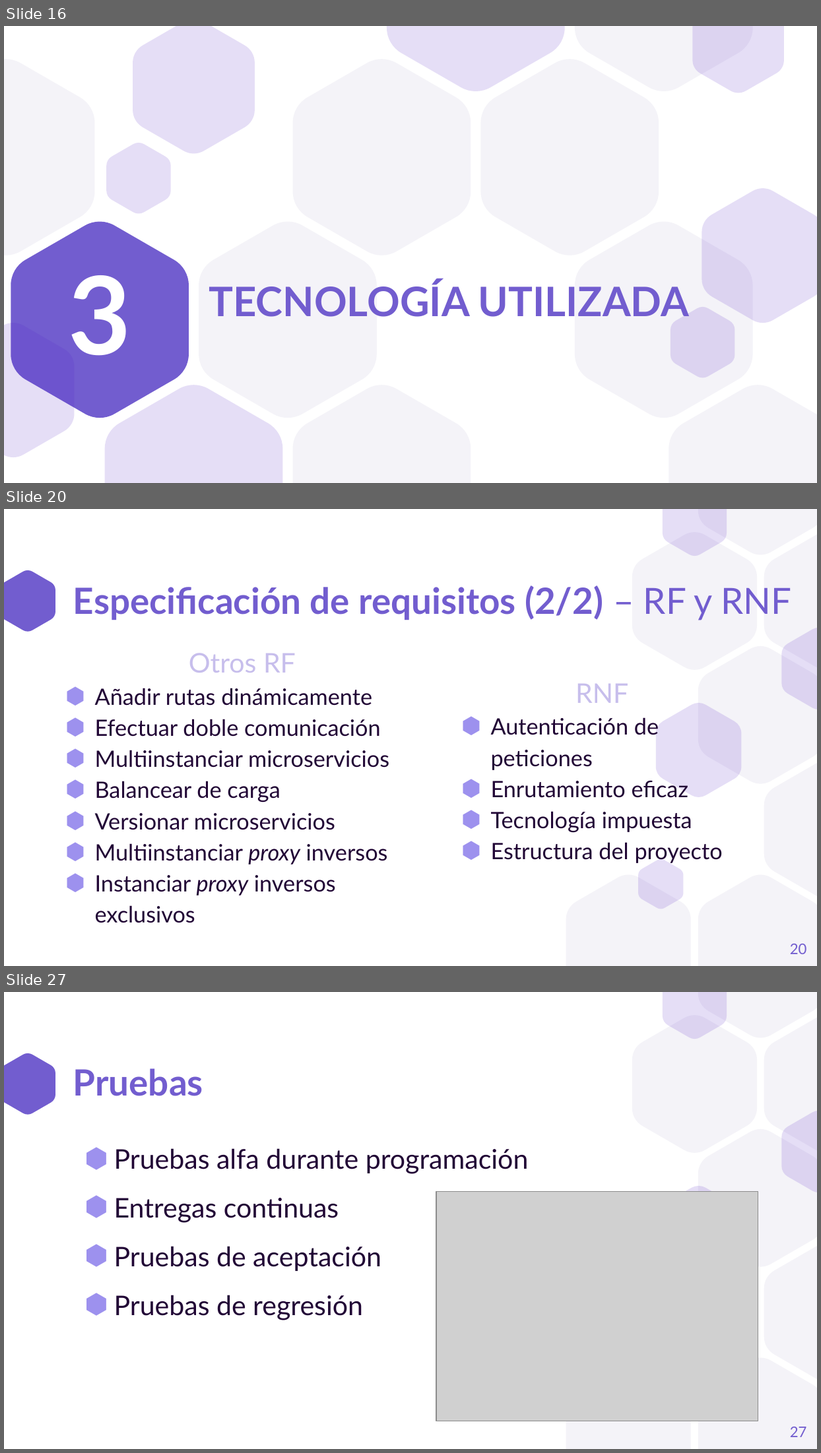
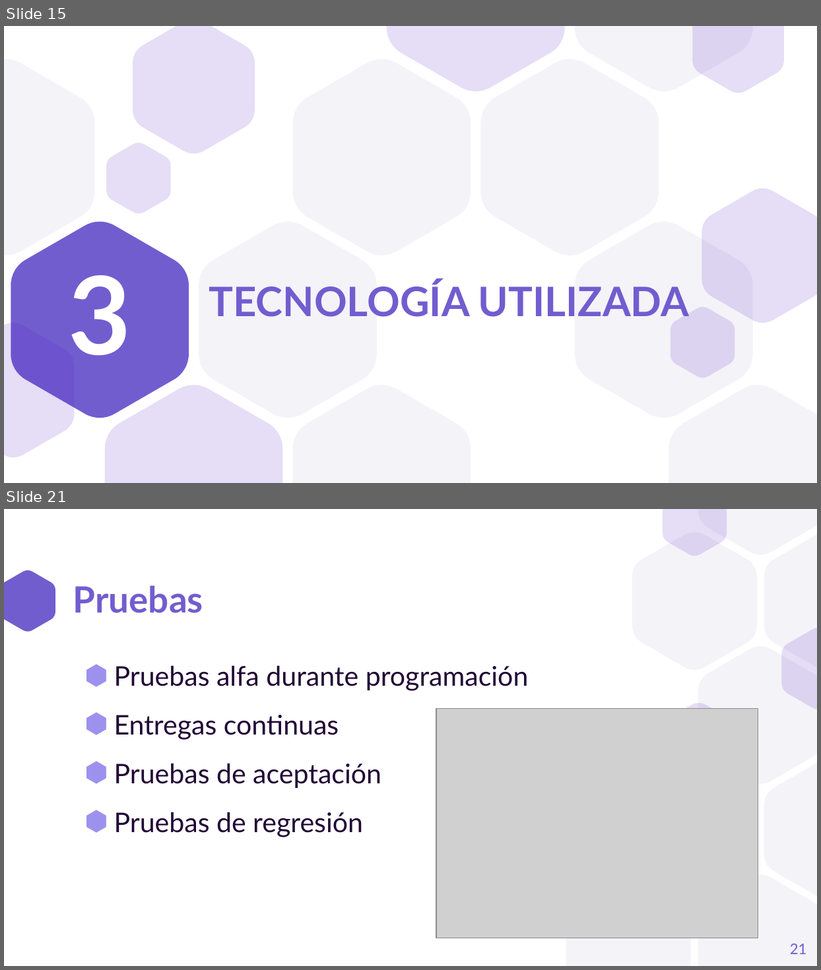
Before and after one commit to a1ex9788/TFG, a slide deck: TFG_AlejandroCarrion.pptx. Shown one above the other, each under a label of ours: slides 16, 20 and 27 before the commit, slides 15 and 21 after it; the slides between them are not shown. The pictures are 821x1453 and 821x970 pixels, drawn with LibreOffice and Linux fonts; fonts in the diff are those of the drawing; grey boxes stand for pictures. Boxes give left, top, right and bottom in pixels: in the first picture for what was removed or moved away, otherwise in the second. Text is boxed around its words. In the diff, an @@ line names an element or a change of style, - is before the commit and + after.

```diff
--- a/TFG_AlejandroCarrion.pptx
+++ b/TFG_AlejandroCarrion.pptx
@@ slide 20 removed at bbox=[4, 509, 817, 966], background #FFFFFF; not listed: 11 template elements that a slide beside it also shows @@
@@ title removed at bbox=[73, 586, 792, 621] @@
-Especificación de requisitos (2/2) – RF y RNF
@@ text removed at bbox=[95, 653, 389, 923] @@
-Otros RF
-⬢ Añadir rutas dinámicamente
-⬢ Efectuar doble comunicación
-⬢ Multiinstanciar microservicios
-⬢ Balancear de carga
-⬢ Versionar microservicios
-⬢ Multiinstanciar proxy inversos
-⬢ Instanciar proxy inversos exclusivos
@@ text removed at bbox=[491, 684, 692, 860] @@
-RNF
-⬢ Autenticación de peticiones
-⬢ Enrutamiento eficaz
-⬢ Tecnología impuesta
-⬢ Estructura del proyecto
@@ freeform shape removed at bbox=[638, 859, 683, 909] @@
@@ page number removed at bbox=[790, 944, 807, 955] @@
-20
@@ what was slide 16 is now slide 15 @@
@@ what was slide 27 is now slide 21 @@
@@ page number at bbox=[790, 944, 807, 955]: text changed @@
-27
+21
```
Also in this commit, not shown: 11 slides changed, 6 other slides removed.
